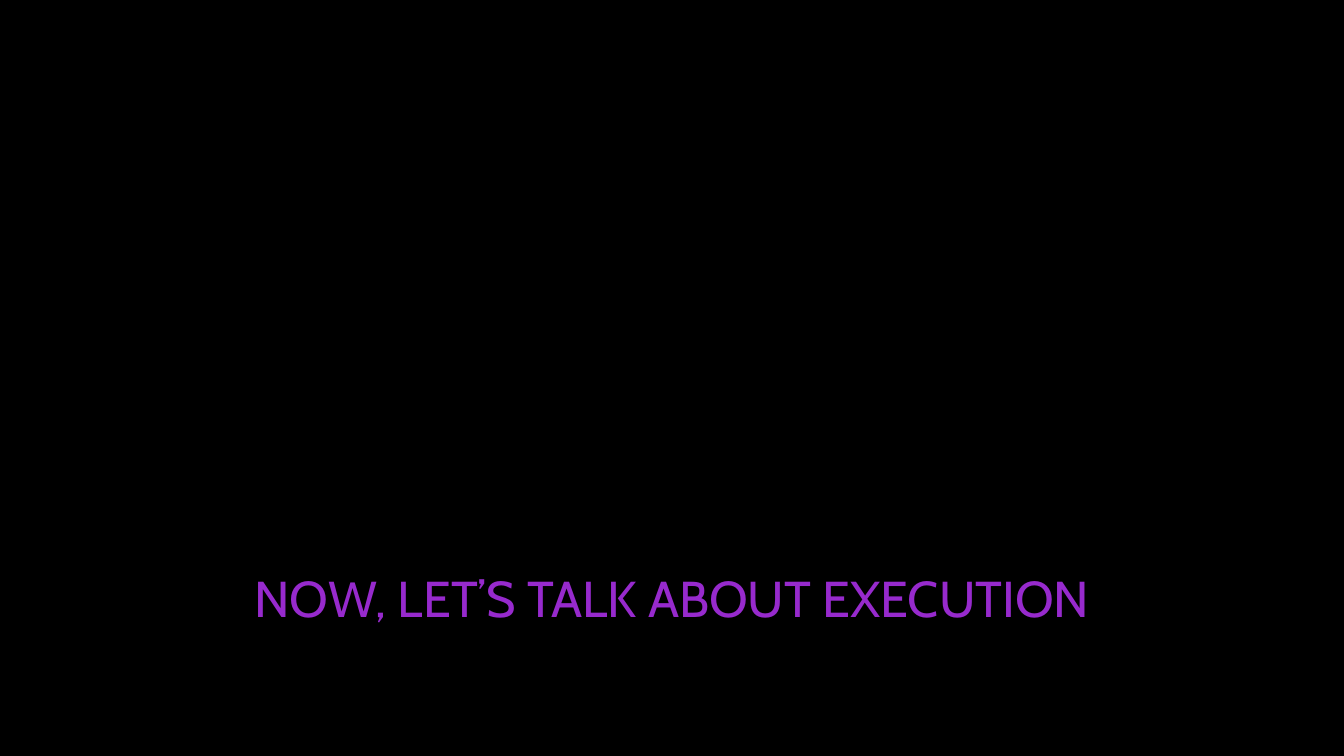
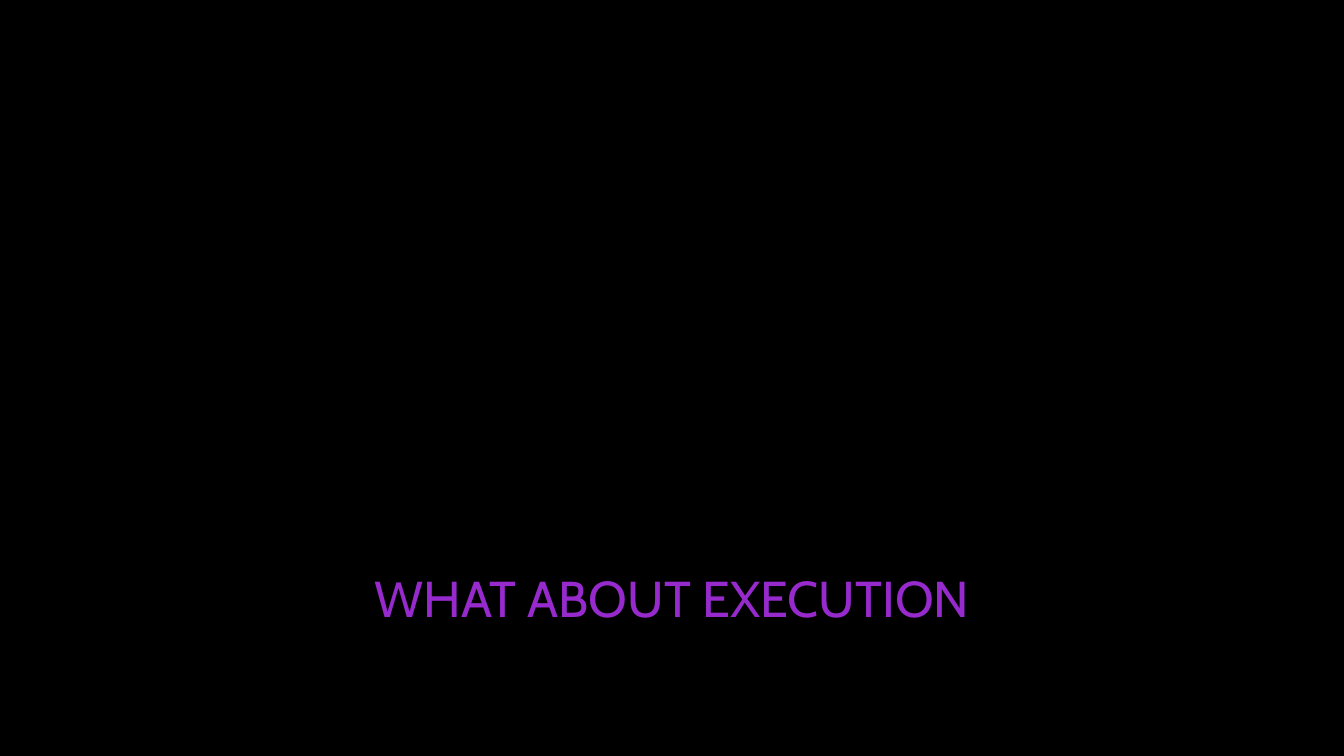
Before and after one commit to tpierrain/talk-AsyncAwait, a slide deck: slide 37 of AsyncAwait...ohWait.pptx (slide 35 before the commit). Drawn at 1344x756 pixels with LibreOffice and Linux fonts; fonts in the diff are those of the drawing; background and template pictures are left out. Boxes give left, top, right and bottom in pixels: in the first picture for what was removed or moved away, otherwise in the second. Text is boxed around its words. In the diff, an @@ line names an element or a change of style, - is before the commit and + after.

```diff
--- a/AsyncAwait...ohWait.pptx
+++ b/AsyncAwait...ohWait.pptx
@@ text at box(375, 581, 969, 618): text changed @@
-NOW, LET’S TALK ABOUT EXECUTION
+WHAT ABOUT EXECUTION
```
Also in this commit, not shown: 6 other slides changed, 11 slides added, 2 slides removed.
